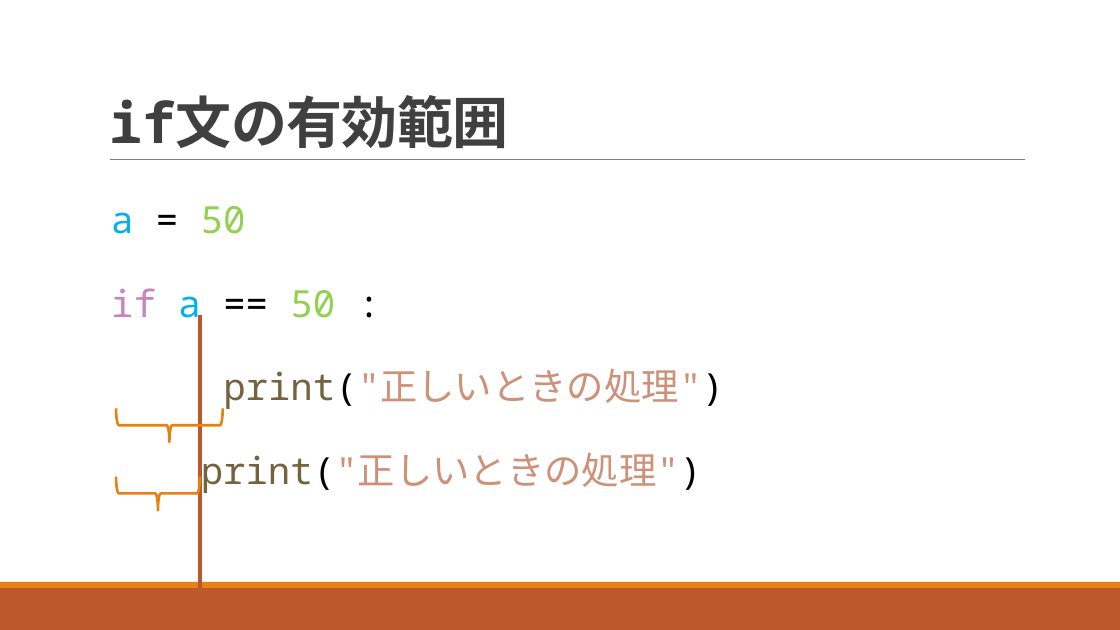
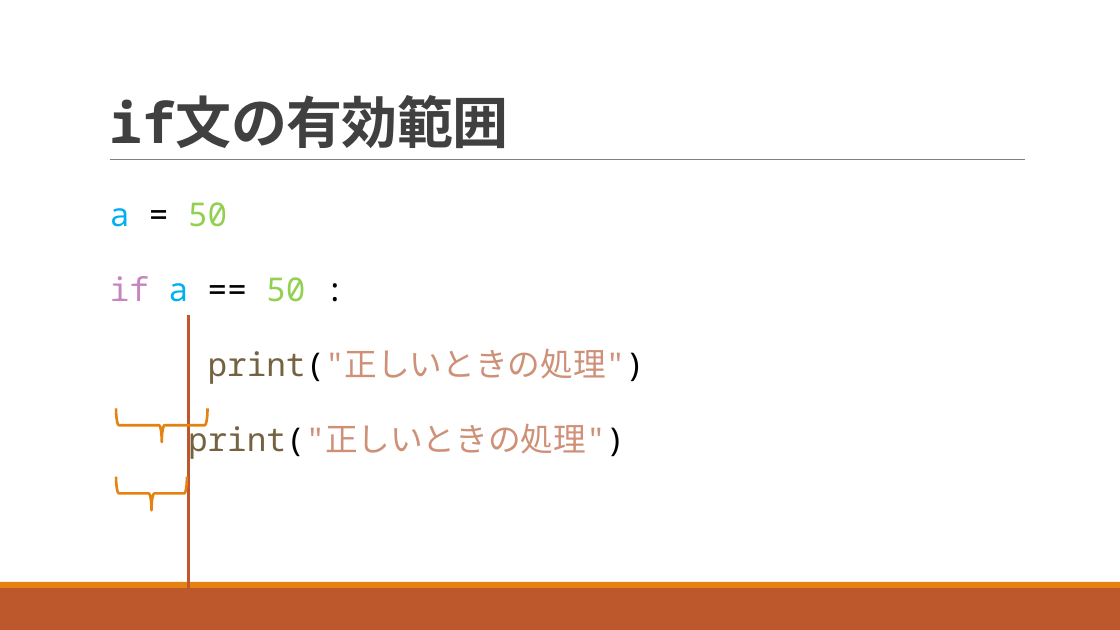
Before and after one commit to navy1634/Teach, a slide deck: slide 28 of 20230711/unit03.pptx (slide 24 before the commit). Drawn at 1120x630 pixels with LibreOffice and Linux fonts; fonts in the diff are those of the drawing. Boxes give left, top, right and bottom in pixels: in the first picture for what was removed or moved away, otherwise in the second. Text is boxed around its words. In the diff, an @@ line names an element or a change of style, - is before the commit and + after.

```diff
--- a/20230711/unit03.pptx
+++ b/20230711/unit03.pptx
@@ text "a = 50" at (110, 202, 645, 461): size 32 to 28 pt @@
@@ line moved from (200, 315) - (200, 605) to (188, 315) - (188, 605) @@
@@ right brace: place and size @@
-right brace at (116, 409, 223, 442)
+right brace at (116, 409, 208, 442)
@@ right brace: place and size @@
-right brace at (116, 477, 200, 511)
+right brace at (116, 476, 187, 510)
```
Also in this commit, not shown: 31 other slides changed, 14 slides added, 4 slides removed, 1 other file.
